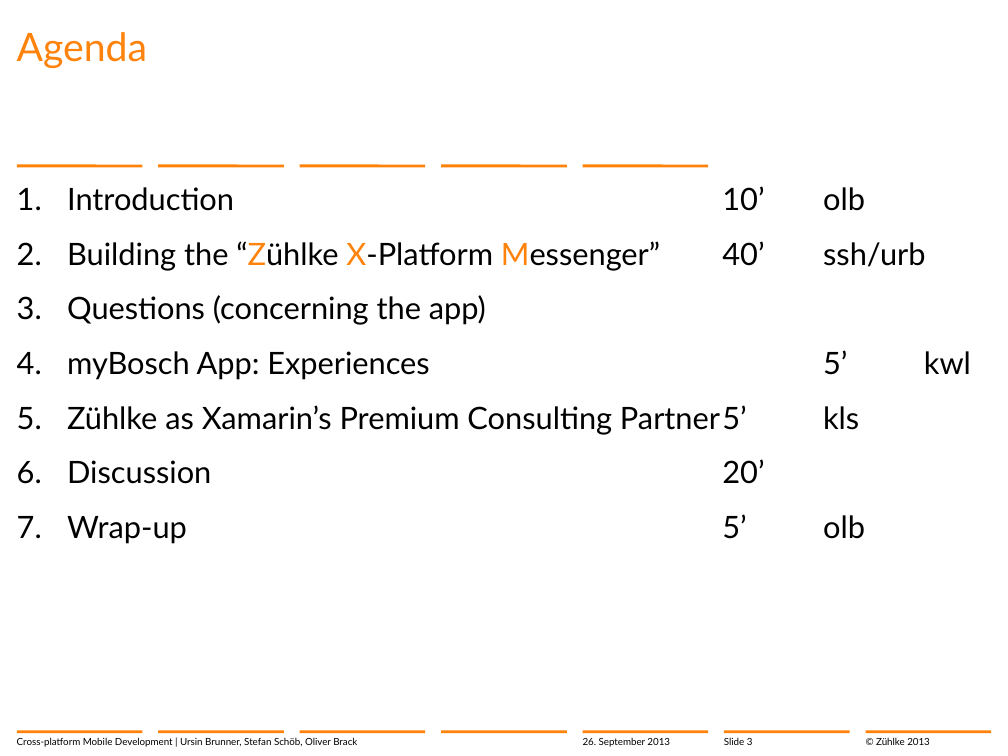
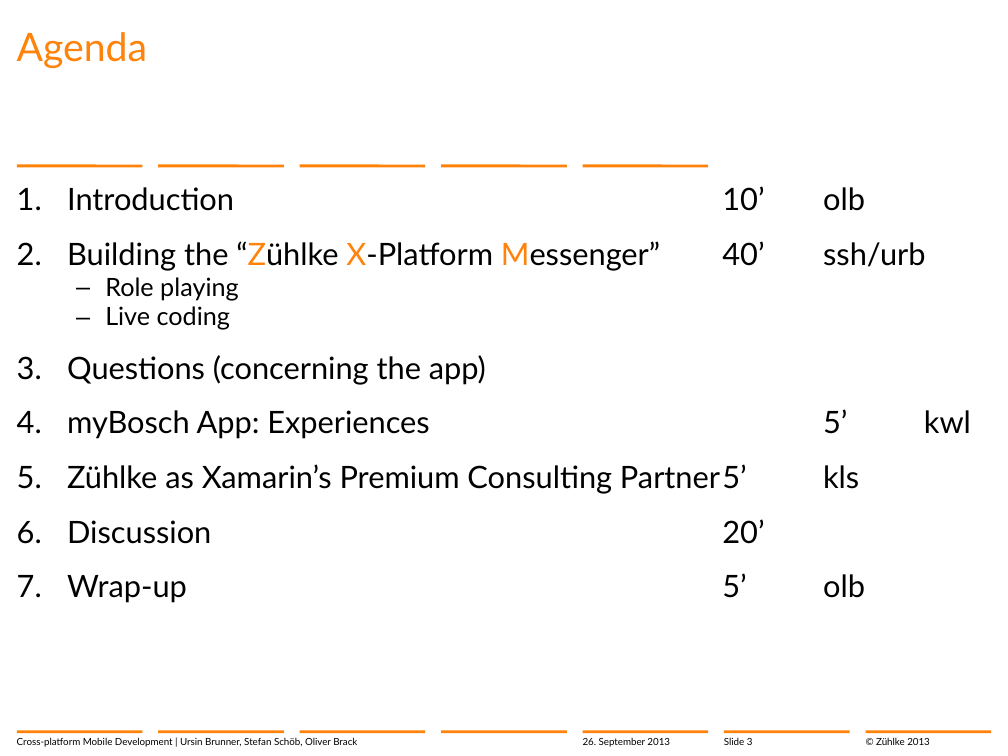
Before and after one commit to brunnurs/zxm, a slide deck: slide 3 of docs/13-09-26 Cross-platform mobile development with C#.pptx. Drawn at 1008x756 pixels with LibreOffice and Linux fonts; fonts in the diff are those of the drawing; background and template pictures are left out. Boxes give left, top, right and bottom in pixels: in the first picture for what was removed or moved away, otherwise in the second. Text is boxed around its words. In the diff, an @@ line names an element or a change of style, - is before the commit and + after.

```diff
--- a/docs/13-09-26 Cross-platform mobile development with C#.pptx
+++ b/docs/13-09-26 Cross-platform mobile development with C#.pptx
@@ text at (105, 277, 238, 330): paragraphs added @@
+      – Role playing
+      – Live coding
```
Also in this commit, not shown: 4 other slides changed, 1 slide added.
